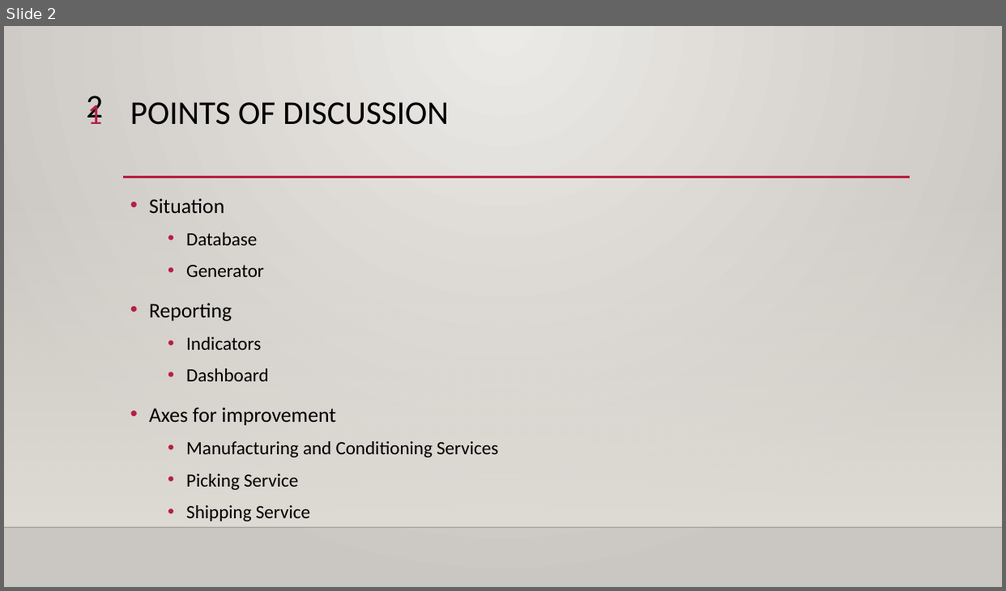
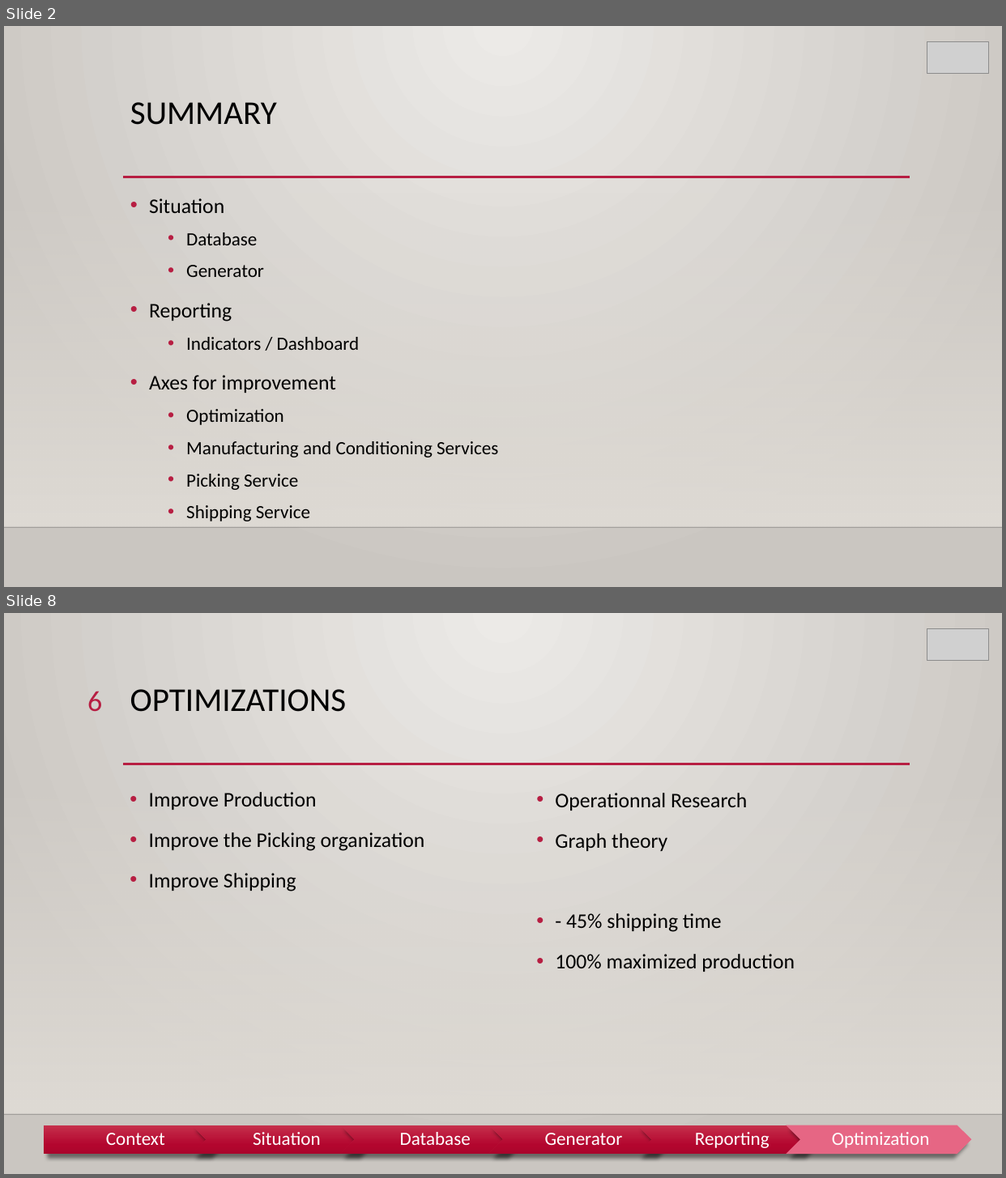
Before and after one commit to DylanCa/BIProject, a slide deck: Project Management/Data-Project.pptx. Shown one above the other, each under a label of ours: slide 2 before the commit, slides 2 and 8 after it; the slides between them are not shown. The pictures are 1006x591 and 1006x1178 pixels, drawn with LibreOffice and Linux fonts; fonts in the diff are those of the drawing; grey boxes stand for pictures; background and template pictures are left out. Boxes give left, top, right and bottom in pixels: in the first picture for what was removed or moved away, otherwise in the second. Text is boxed around its words. In the diff, an @@ line names an element or a change of style, - is before the commit and + after.

```diff
--- a/Project Management/Data-Project.pptx
+++ b/Project Management/Data-Project.pptx
@@ slide 8 added at (4, 613, 1002, 1174), background gradient #ECEAE7 to #CAC7C1; not listed: 3 template elements that a slide beside it also shows @@
@@ picture added at (927, 628, 988, 661) @@
@@ text added at (87, 691, 102, 712), 28 pt, text #B71E42 @@
+6
@@ title added at (130, 689, 346, 712), 32 pt, text #000000 @@
+OPTIMIZATIONS
@@ text added at (149, 792, 425, 892), 20 pt, text #000000 @@
+• Improve Production
+• Improve the Picking organization
+• Improve Shipping
@@ text added at (555, 793, 795, 972), 20 pt, text #000000 @@
+• Operationnal Research
+• Graph theory
+• - 45% shipping time
+• 100% maximized production
@@ group added at (44, 1126, 972, 1155): 6 texts, 5 chevrons, 1 pentagon arrow @@
+Context
+Situation
+Database
+Generator
+Reporting
+Optimization
@@ slide 2 changed as well @@
@@ picture added at (927, 41, 988, 74) @@
@@ text removed at (86, 96, 103, 124) @@
-2
@@ text removed at (87, 100, 102, 124) @@
-1
@@ title at (130, 102, 277, 125): text changed @@
-POINTS OF DISCUSSION
+SUMMARY
@@ text at (186, 337, 360, 350): text changed @@
-  • Indicators
-  • Dashboard
+  • Indicators / Dashboard
@@ text at (186, 409, 284, 425): paragraph added @@
+  • Optimization
```
Also in this commit, not shown: 3 other slides changed, 6 other slides added, 1 slide removed.
